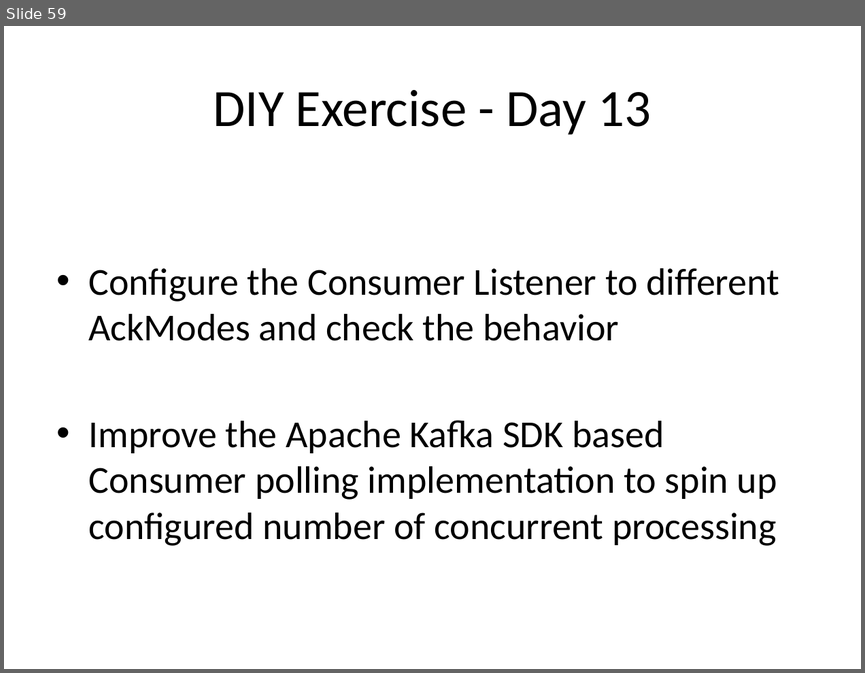
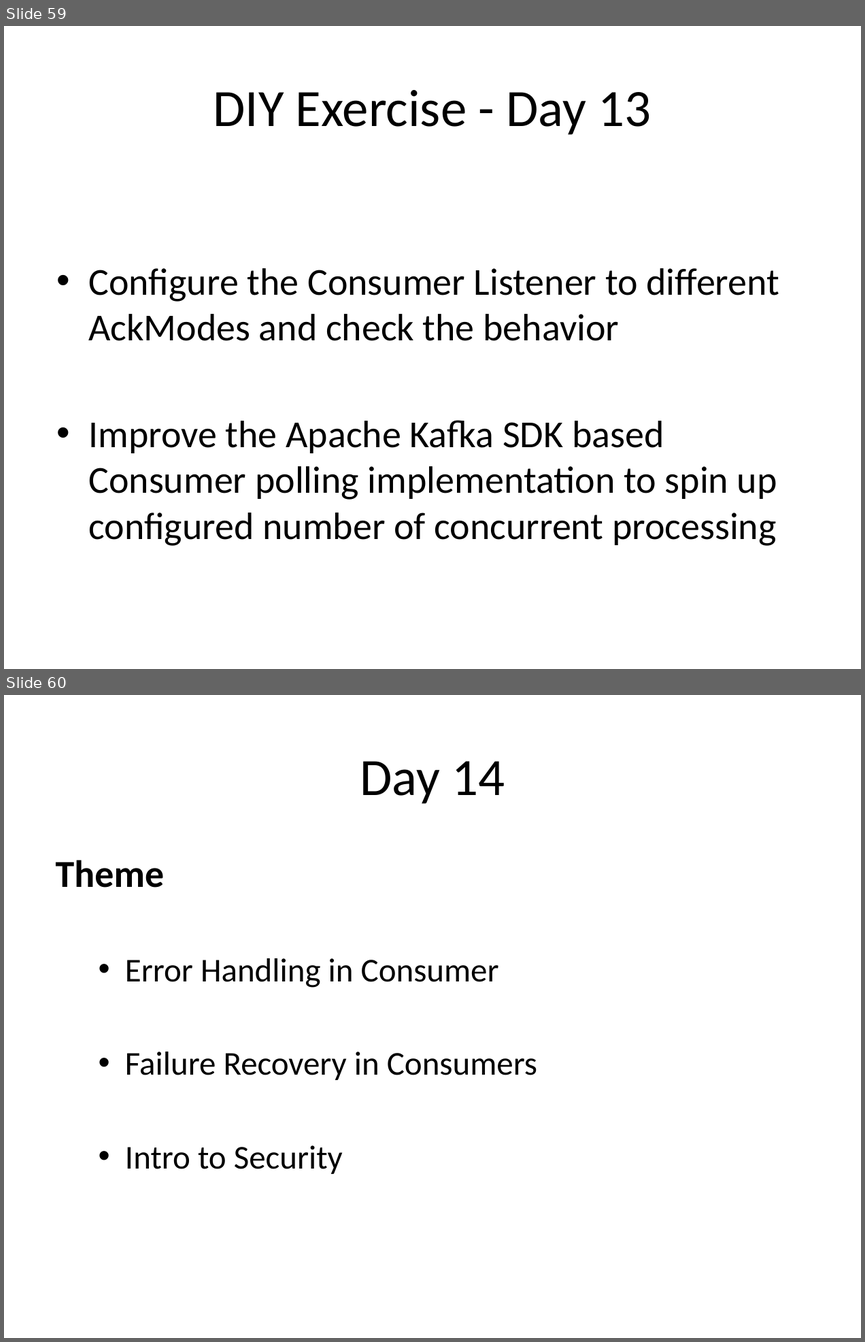
Before and after one commit to sreedharsingaraju/KafkaTutorials, a slide deck: PPT/Kafka-Teaching-Flow.pptx. Shown one above the other, each under a label of ours: slide 59 before the commit, slides 59 and 60 after it. The pictures are 865x673 and 865x1342 pixels, drawn with LibreOffice and Linux fonts; fonts in the diff are those of the drawing. Boxes give left, top, right and bottom in pixels: in the first picture for what was removed or moved away, otherwise in the second. Text is boxed around its words. In the diff, an @@ line names an element or a change of style, - is before the commit and + after.

```diff
--- a/PPT/Kafka-Teaching-Flow.pptx
+++ b/PPT/Kafka-Teaching-Flow.pptx
@@ slide 60 added at (4,695,861,1338), background #FFFFFF @@
@@ title added at (360,761,504,804), 44 pt, text #000000 @@
+Day 14
@@ text added at (56,860,537,1174), 28 pt, text #000000 @@
+Theme
+  • Error Handling in Consumer
+  • Failure Recovery in Consumers
+  • Intro to Security
```
Also in this commit, not shown: 4 other slides added, 2 other files.
